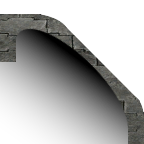
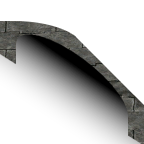
Layers edited between the first and the second 144x144 image:
painted on "Clipboard #1" over [0,14,144,144]
painted on "Cutout copy" over [0,14,144,144]
